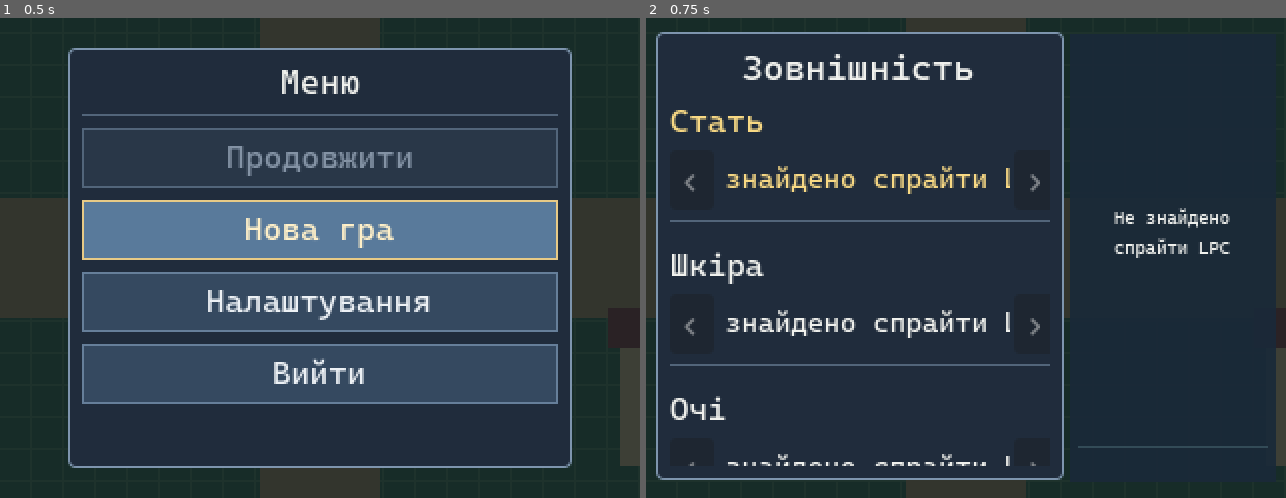
Above: before the commit, frames 1-2 (left to right).
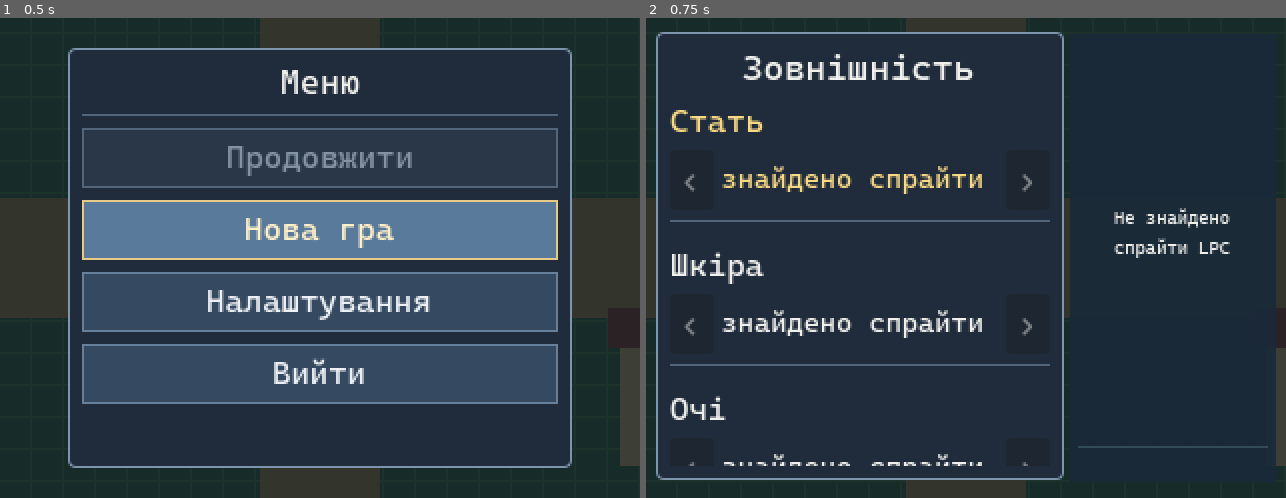
Above: after the commit, the same moments.

Repository: PylSerg/skyval-godot
Game: Godot game, scene res://prototype/camera_test.tscn
Same seed, same stepped clock (60 frames per second), same inputs: the game is played once before the commit and once after it.
Inputs:
- Up to frame 1 (0.5 s): no input
- Up to frame 2 (0.75 s): click "Нова гра" at 0.5 s

Frame 1 is identical in both runs. In frame 2, 2.6% of the frame differs, in the area x 11-62%, y 30-94%.

Commit message:
Fit appearance confirmation label on 320x240 and distinguish later edits

Diff:
--- a/ui/character_creator.gd
+++ b/ui/character_creator.gd
@@ -570,7 +570,8 @@
 
     if appearance_window:
         _confirm_button = _button()
-        _confirm_button.text = _tr("ui.confirm_character")
+        _confirm_button.text = _tr("ui.confirm_character") if _creation_mode else _tr("ui.confirm_appearance_edit")
+        _confirm_button.add_theme_font_size_override("font_size", 13)
         _confirm_button.custom_minimum_size.y = 26
         _confirm_button.pressed.connect(_accept_appearance)
         _rows.add_child(_confirm_button)
